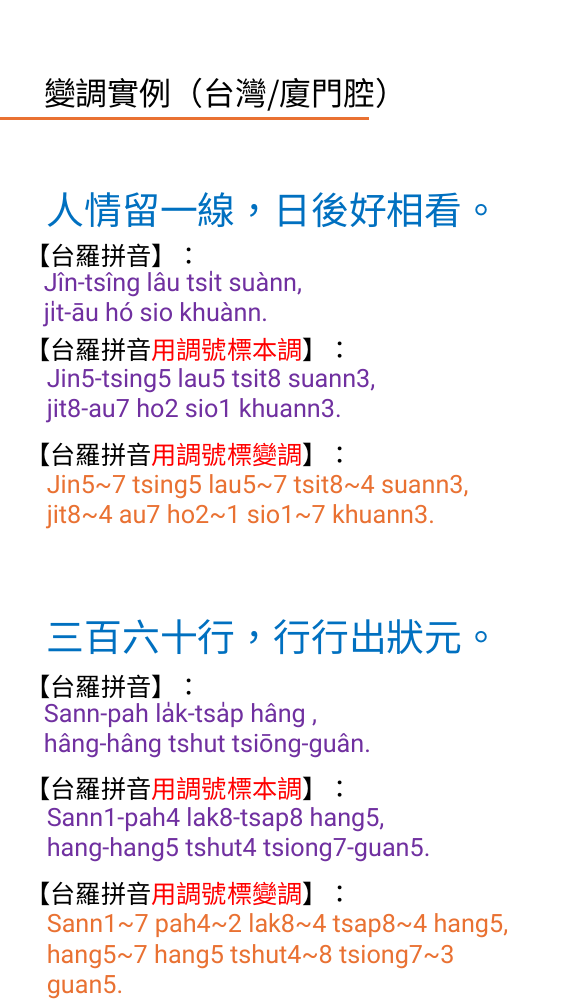
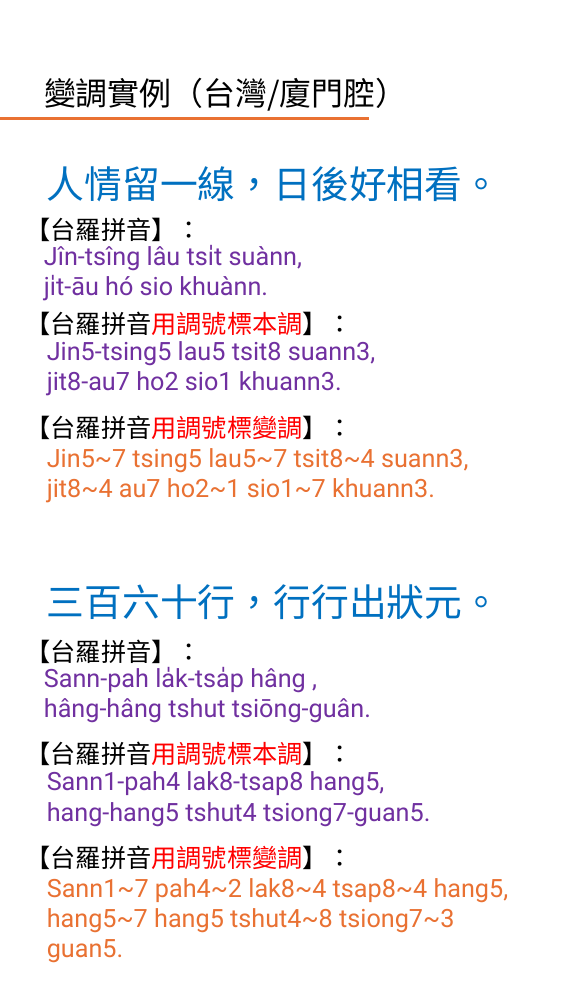
Before and after one commit to AlanJui/Piau-Im, a slide deck: slide 27 of Documents/十五音教材/閩南語之四聲八調與變調規則.pptx (slide 28 before the commit). Drawn at 567x1008 pixels with LibreOffice and Linux fonts; fonts in the diff are those of the drawing. Boxes give left, top, right and bottom in pixels: in the first picture for what was removed or moved away, otherwise in the second. Text is boxed around its words. In the diff, an @@ line names an element or a change of style, - is before the commit and + after.

```diff
--- a/Documents/十五音教材/閩南語之四聲八調與變調規則.pptx
+++ b/Documents/十五音教材/閩南語之四聲八調與變調規則.pptx
@@ 7 texts: place and size @@
-7 texts at (25,192,501,529)
+7 texts at (25,166,501,503)
@@ 7 texts: place and size @@
-7 texts at (25,619,509,969)
+7 texts at (25,584,509,933)
```
Also in this commit, not shown: 7 other slides changed, 2 slides added, 3 slides removed, 25 other files.
